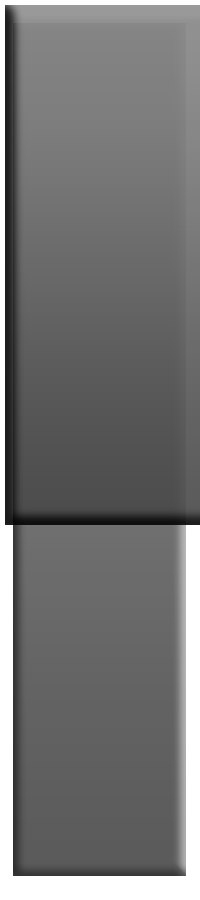
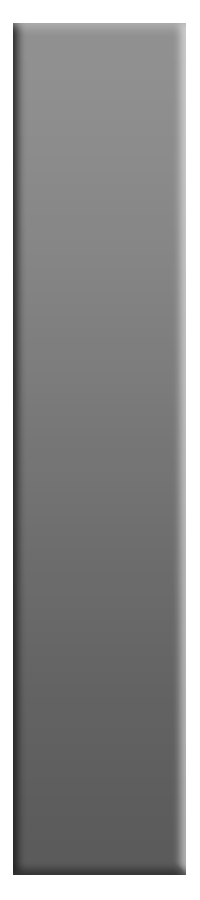
Two versions of the same layered image (200 x 900). Layer-by-layer changes:
pixels changed over [5, 5, 200, 876] (layer not identified)
